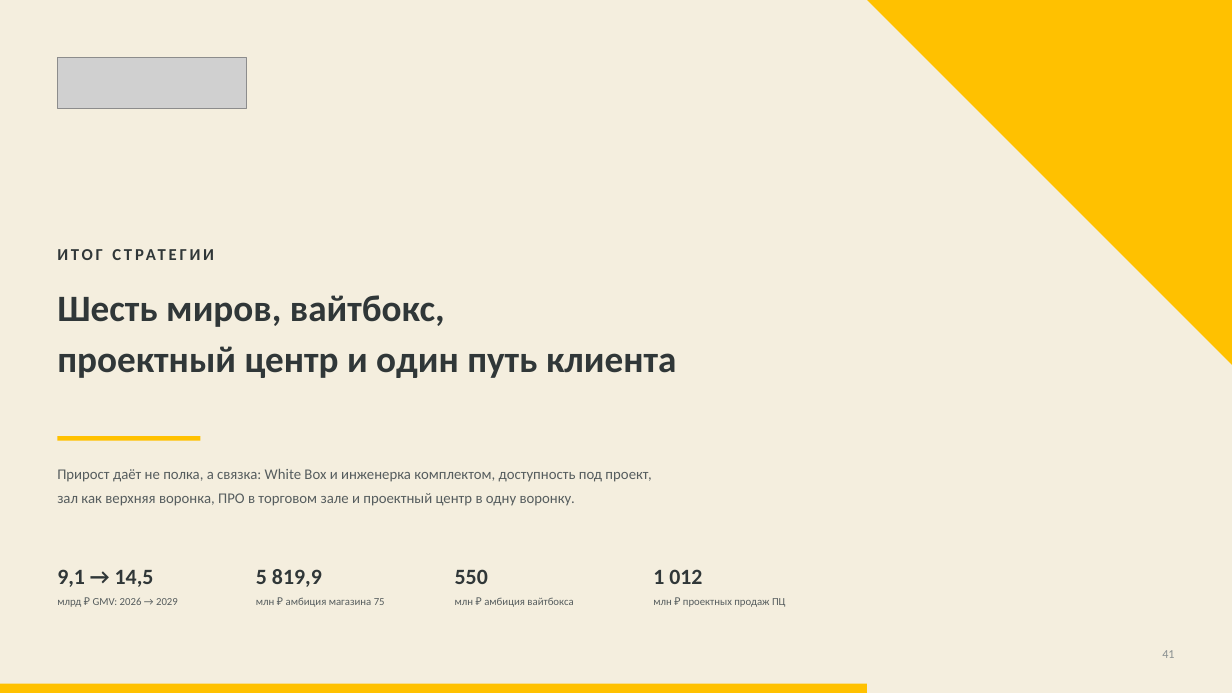
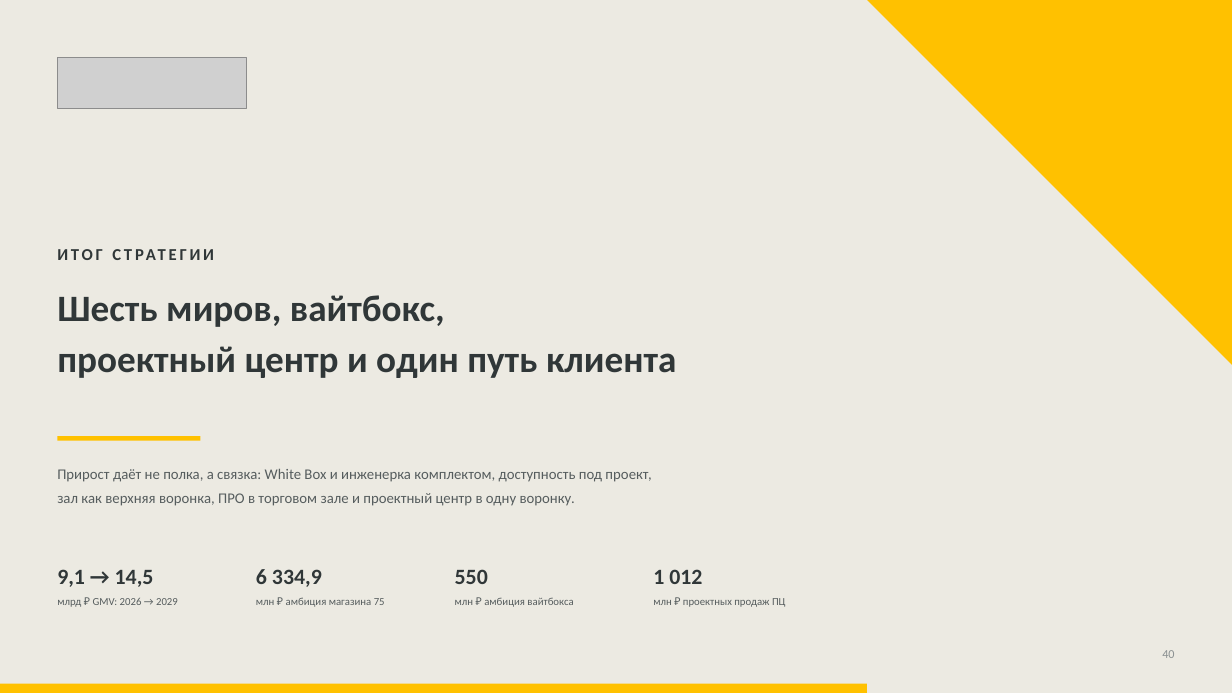
Before and after one commit to dmitrypalych44-ai/power-point, a slide deck: slide 40 of deliverables/deck.pptx (slide 41 before the commit). Drawn at 1232x693 pixels with LibreOffice and Linux fonts; fonts in the diff are those of the drawing; grey boxes stand for pictures. Boxes give left, top, right and bottom in pixels: in the first picture for what was removed or moved away, otherwise in the second. Text is boxed around its words. In the diff, an @@ line names an element or a change of style, - is before the commit and + after.

```diff
--- a/deliverables/deck.pptx
+++ b/deliverables/deck.pptx
@@ rectangle at (0, 0, 1232, 693): fill #F4EEDE to #ECEAE2 @@
@@ text at (256, 569, 322, 587): text changed @@
-5 819,9
+6 334,9
@@ text at (1162, 650, 1174, 658): text changed @@
-41
+40
```
Also in this commit, not shown: 36 other slides changed, 3 slides added, 4 slides removed, 57 other files.
